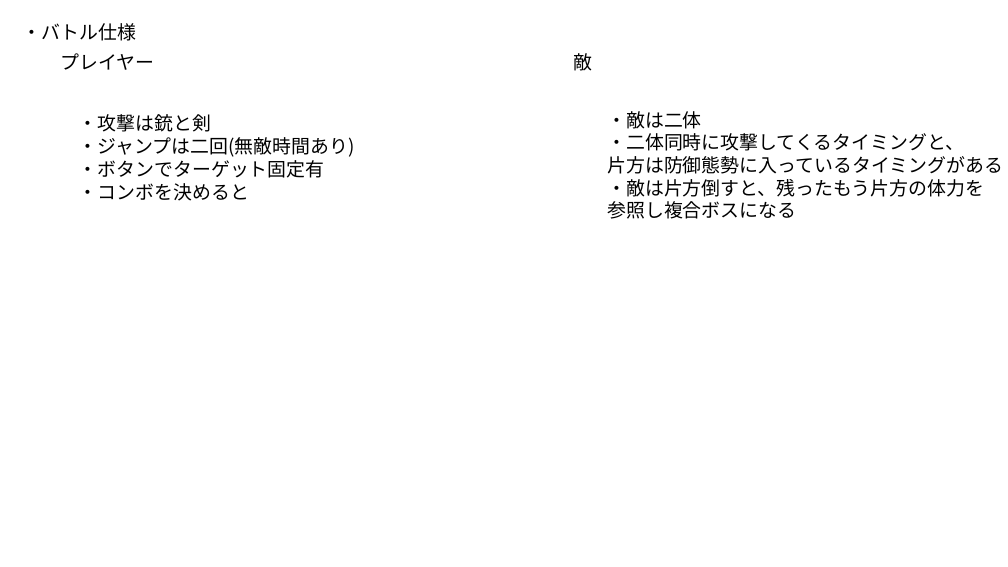
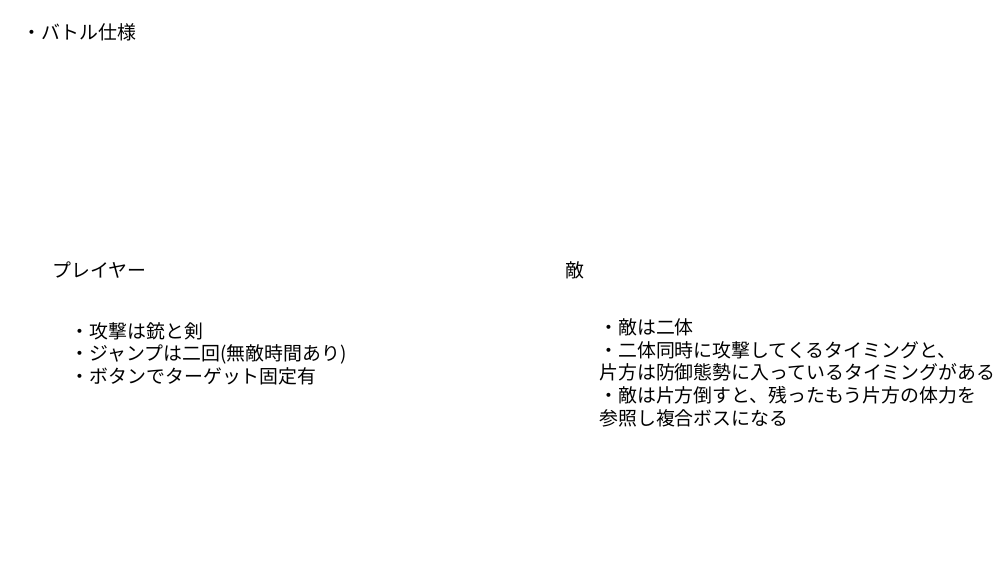
Before and after one commit to kakisawa/ProductionWork, a slide deck: slide 6 of 3DGame_2/川﨑MayCry!_仕様書.pptx (slide 3 before the commit). Drawn at 1008x567 pixels with LibreOffice and Linux fonts; fonts in the diff are those of the drawing. Boxes give left, top, right and bottom in pixels: in the first picture for what was removed or moved away, otherwise in the second. Text is boxed around its words. In the diff, an @@ line names an element or a change of style, - is before the commit and + after.

Commit message:
up

```diff
--- a/3DGame_2/川﨑MayCry!_仕様書.pptx
+++ b/3DGame_2/川﨑MayCry!_仕様書.pptx
@@ text at box(79, 183, 249, 201): paragraph removed @@
-・コンボを決めると
@@ text "プレイヤー": place and size @@
-text "プレイヤー" at box(61, 53, 155, 70)
+text "プレイヤー" at box(53, 261, 147, 278)
@@ text "敵": place and size @@
-text "敵" at box(573, 53, 592, 71)
+text "敵" at box(565, 261, 584, 279)
@@ text "・攻撃は銃と剣": place and size @@
-text "・攻撃は銃と剣" at box(79, 114, 355, 201)
+text "・攻撃は銃と剣" at box(71, 322, 347, 385)
@@ text "・敵は二体": place and size @@
-text "・敵は二体" at box(607, 111, 1003, 219)
+text "・敵は二体" at box(599, 318, 995, 427)
```
Also in this commit, not shown: 1 other slide changed, 4 slides added.
